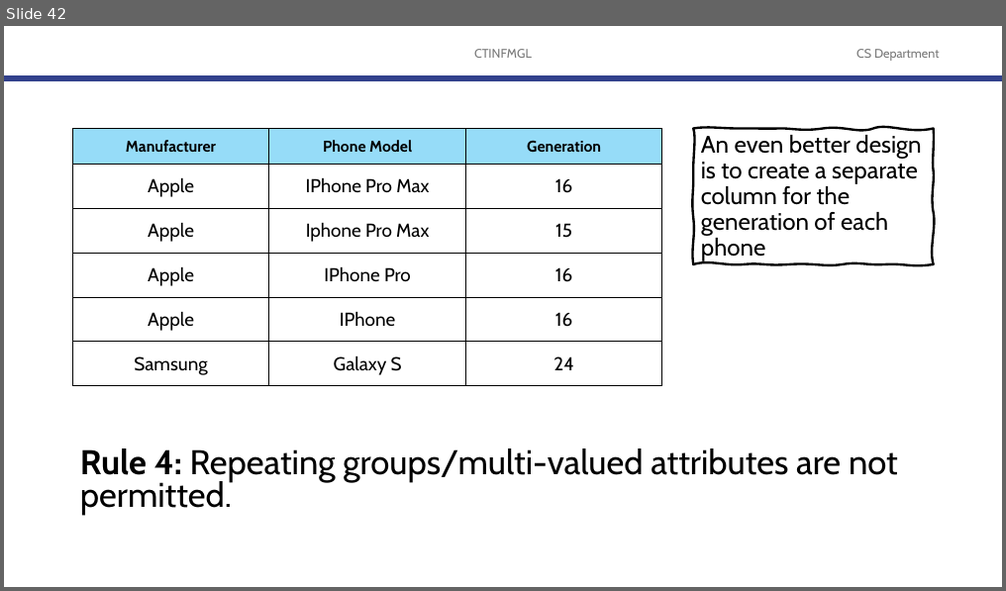
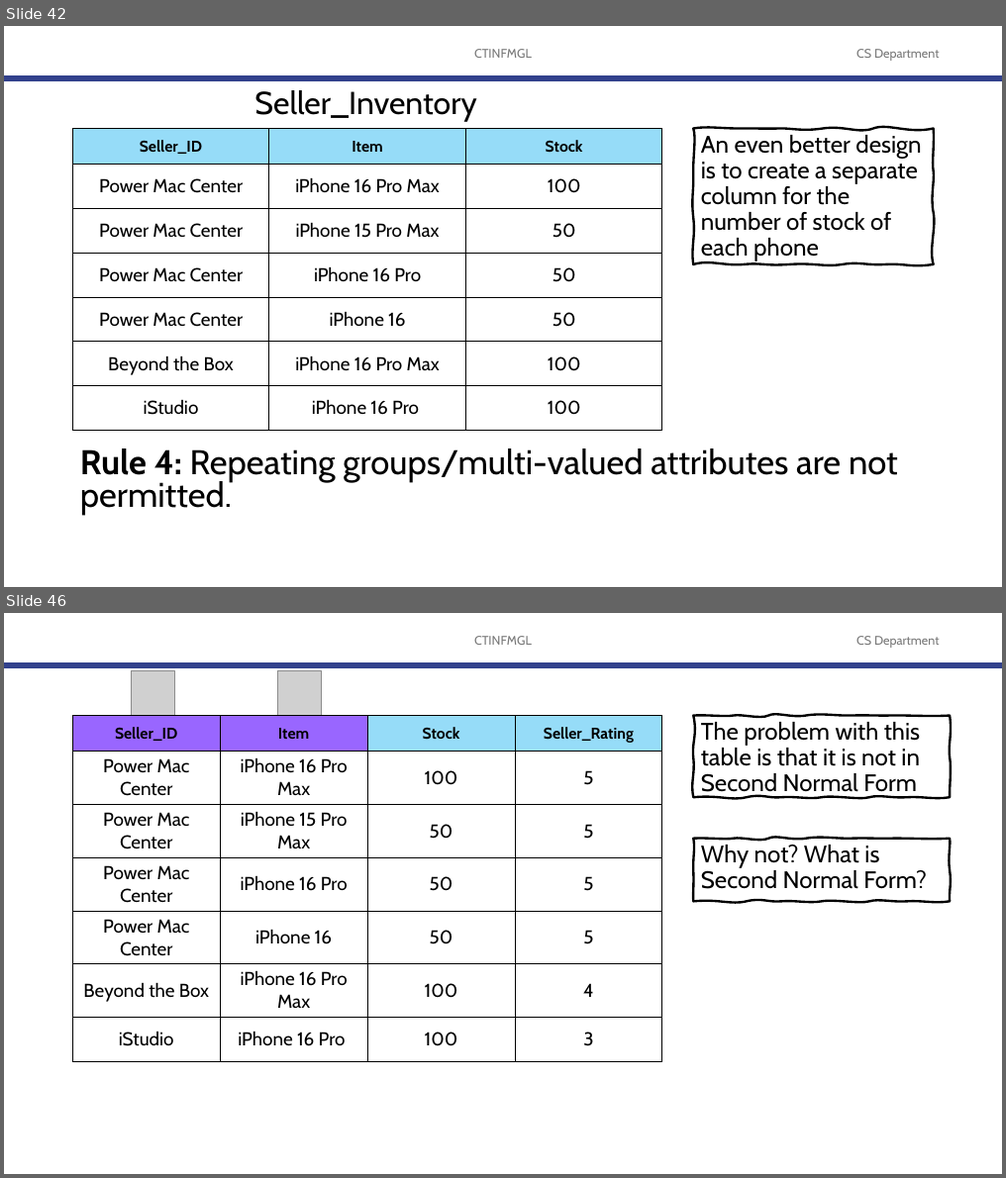
Before and after one commit to robitussin/CTINFMGL, a slide deck: 06 - Normalization of Database Tables/Database Normalization.pptx. Shown one above the other, each under a label of ours: slide 42 before the commit, slides 42 and 46 after it; the slides between them are not shown. The pictures are 1006x591 and 1006x1178 pixels, drawn with LibreOffice and Linux fonts; fonts in the diff are those of the drawing; grey boxes stand for pictures; background and template pictures are left out. Boxes give left, top, right and bottom in pixels: in the first picture for what was removed or moved away, otherwise in the second. Text is boxed around its words. In the diff, an @@ line names an element or a change of style, - is before the commit and + after.

```diff
--- a/06 - Normalization of Database Tables/Database Normalization.pptx
+++ b/06 - Normalization of Database Tables/Database Normalization.pptx
@@ slide 46 added at (4,613,1002,1174), background #FFFFFF; not listed: 3 template elements that a slide beside it also shows @@
@@ picture added at (131,671,174,716) @@
@@ picture added at (277,671,322,716) @@
@@ table added at (73,716,662,1058), 7 rows, 4 columns @@
+Seller_ID | Item | Stock | Seller_Rating
+Power Mac Center | iPhone 16 Pro Max | 100 | 5
+Power Mac Center | iPhone 15 Pro Max | 50 | 5
+Power Mac Center | iPhone 16 Pro | 50 | 5
+Power Mac Center | iPhone 16 | 50 | 5
+Beyond the Box | iPhone 16 Pro Max | 100 | 4
+iStudio | iPhone 16 Pro | 100 | 3
@@ freeform shape added at (693,716,949,797), outline #000000 2.25 pt, 23 pt, text #000000 @@
+The problem with this table is that it is not in Second Normal Form
@@ freeform shape added at (693,839,949,901), outline #000000 2.25 pt, 23 pt, text #000000 @@
+Why not? What is Second Normal Form?
@@ slide 42 changed as well @@
@@ text added at (254,90,476,121), 30.5 pt, text #000000 @@
+Seller_Inventory
@@ table at (73,129,663,431) @@
-row 1: Manufacturer | Phone Model | Generation
-row 2: Apple | IPhone Pro Max | 16
-row 3: Apple | Iphone Pro Max | 15
-row 4: Apple | IPhone Pro | 16
-row 5: Apple | IPhone | 16
-row 6: Samsung | Galaxy S | 24
+row 1: Seller_ID | Item | Stock
+row 2: Power Mac Center | iPhone 16 Pro Max | 100
+row 3: Power Mac Center | iPhone 15 Pro Max | 50
+row 4: Power Mac Center | iPhone 16 Pro | 50
+row 5: Power Mac Center | iPhone 16 | 50
+row 6: Beyond the Box | iPhone 16 Pro Max | 100
+row 7: iStudio | iPhone 16 Pro | 100
@@ text in freeform shape at (701,135,921,262): text changed @@
-An even better design is to create a separate column for the generation of each phone
+An even better design is to create a separate column for the number of stock of each phone
```
Also in this commit, not shown: 10 other slides changed, 50 other slides added.
